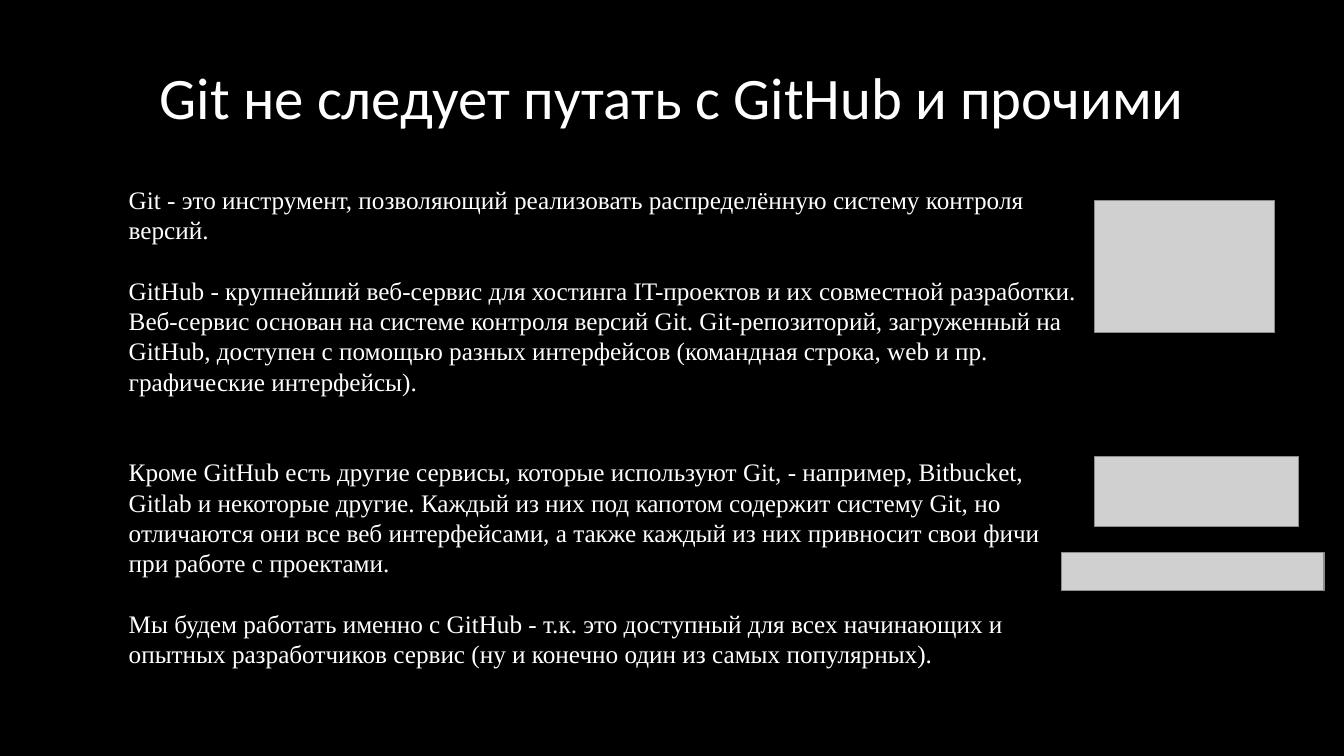
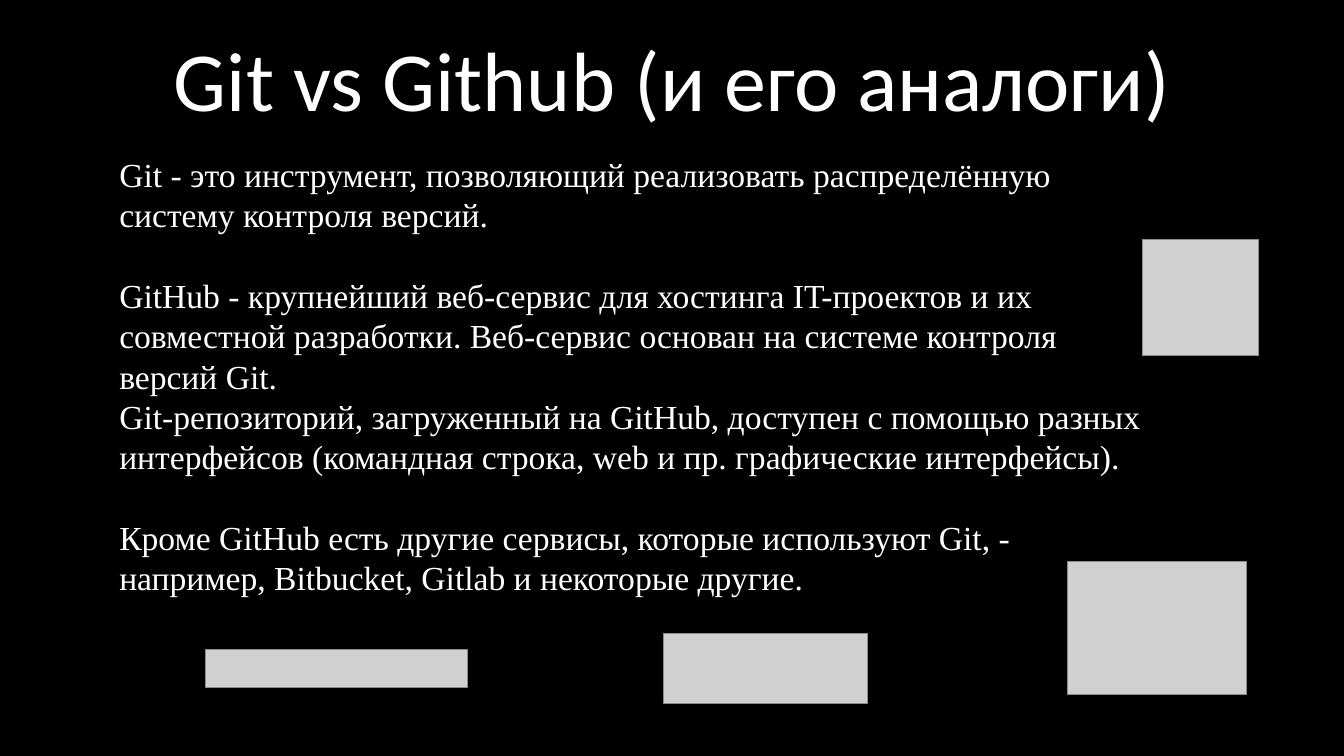
Before and after one commit to kruffka/C-Programming, a slide deck: slide 8 of 9_git/9_git.pptx. Drawn at 1344x756 pixels with LibreOffice and Linux fonts; fonts in the diff are those of the drawing; grey boxes stand for pictures. Boxes give left, top, right and bottom in pixels: in the first picture for what was removed or moved away, otherwise in the second. Text is boxed around its words. In the diff, an @@ line names an element or a change of style, - is before the commit and + after.

```diff
--- a/9_git/9_git.pptx
+++ b/9_git/9_git.pptx
@@ text at (x1=174, y1=49, x2=1169, y2=123): text changed; size 42 to 60 pt @@
-Git не следует путать с GitHub и прочими
+Git vs Github (и его аналоги)
@@ text "Git - это инструмент, позволяющий ..." moved from (x1=129, y1=191, x2=1076, y2=669) to (x1=119, y1=164, x2=1140, y2=597) @@
@@ text at (x1=119, y1=164, x2=1050, y2=234): size 18 to 24 pt in "Git - это инструмент, позволяющий реализовать распределённую ..." @@
@@ picture added at (x1=1142, y1=240, x2=1258, y2=356) @@
@@ text at (x1=119, y1=284, x2=1140, y2=597): text changed; size 18 to 24 pt @@
-GitHub - крупнейший веб-сервис для хостинга IT-проектов и их совместной разработки. Веб-сервис основан на системе контроля версий Git. Git-репозиторий, загруженный на GitHub, доступен с помощью разных интерфейсов (командная строка, web и пр. графические интерфейсы).
-Кроме GitHub есть другие сервисы, которые используют Git, - например, Bitbucket, Gitlab и некоторые другие. Каждый из них под капотом содержит систему Git, но отличаются они все веб интерфейсами, а также каждый из них привносит свои фичи при работе с проектами.
-Мы будем работать именно с GitHub - т.к. это доступный для всех начинающих и опытных разработчиков сервис (ну и конечно один из самых популярных).
+GitHub - крупнейший веб-сервис для хостинга IT-проектов и их совместной разработки. Веб-сервис основан на системе контроля версий Git.
+Git-репозиторий, загруженный на GitHub, доступен с помощью разных интерфейсов (командная строка, web и пр. графические интерфейсы).
+Кроме GitHub есть другие сервисы, которые используют Git, - например, Bitbucket, Gitlab и некоторые другие.
@@ picture moved from (x1=1095, y1=201, x2=1274, y2=334) to (x1=1068, y1=562, x2=1247, y2=695) @@
@@ picture moved from (x1=1062, y1=554, x2=1324, y2=592) to (x1=205, y1=649, x2=467, y2=688) @@
@@ picture moved from (x1=1095, y1=456, x2=1299, y2=526) to (x1=663, y1=633, x2=867, y2=704) @@
```
Also in this commit, not shown: 16 other slides changed, 4 slides added, 4 slides removed, 4 other files.
